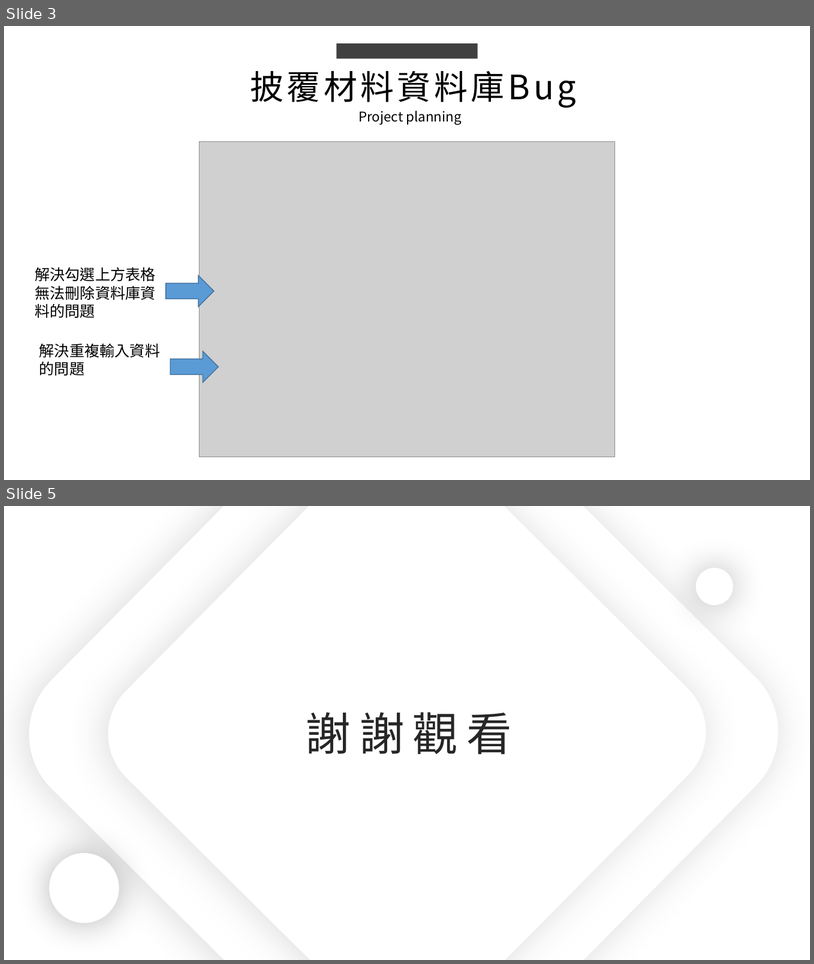
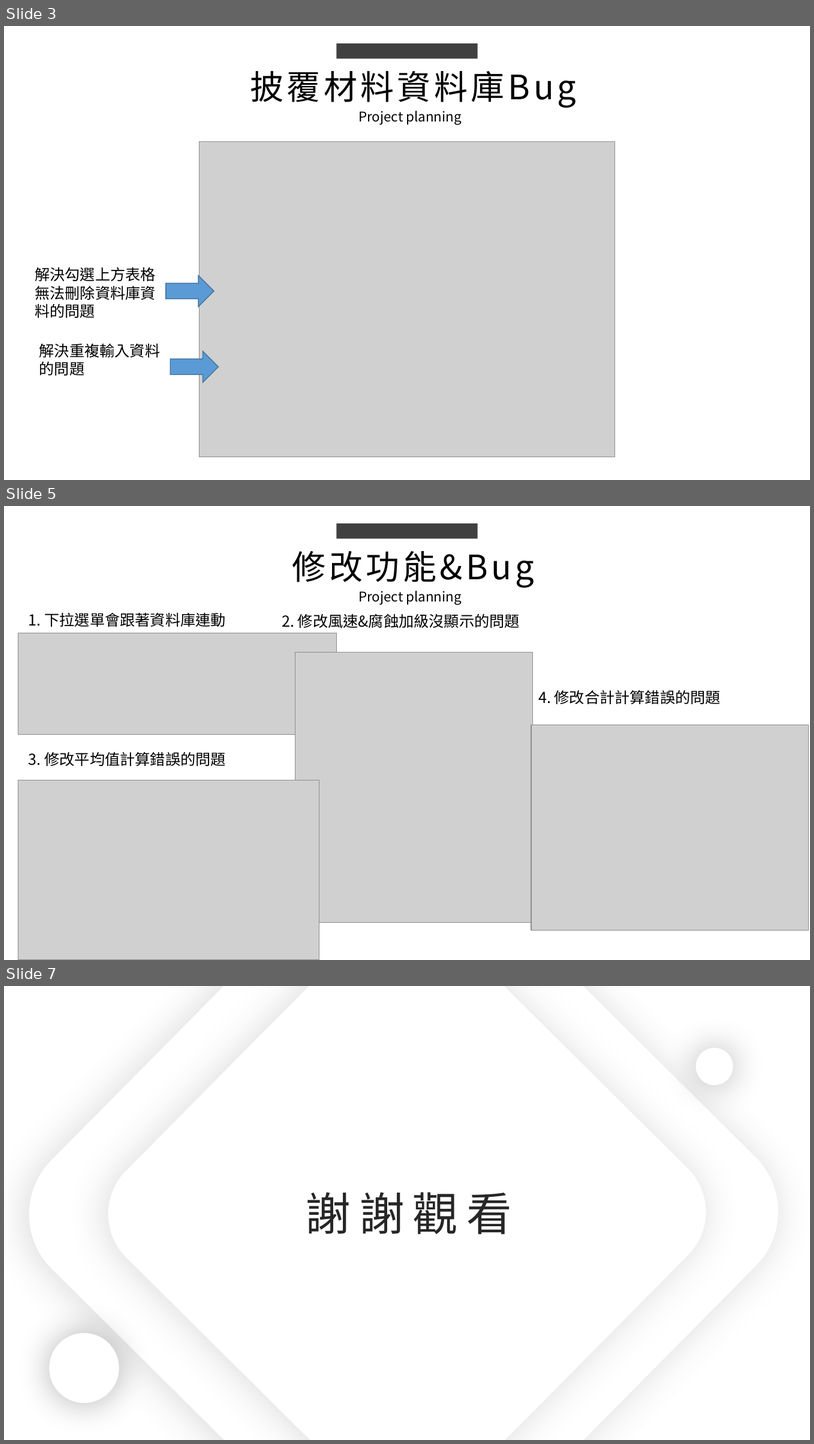
Before and after one commit to king637324/KnowledgeGreenhouseSystem, a slide deck: 工作日報_葉柏漢/2021.08/2021.08.24(加班)~2021.08.25工作日報_葉柏漢.pptx. Shown one above the other, each under a label of ours: slides 3 and 5 before the commit, slides 3, 5 and 7 after it; the slides between them are not shown. The pictures are 814x964 and 814x1444 pixels, drawn with LibreOffice and Linux fonts; fonts in the diff are those of the drawing; grey boxes stand for pictures. Boxes give left, top, right and bottom in pixels: in the first picture for what was removed or moved away, otherwise in the second. Text is boxed around its words. In the diff, an @@ line names an element or a change of style, - is before the commit and + after.

```diff
--- a/工作日報_葉柏漢/2021.08/2021.08.24(加班)~2021.08.25工作日報_葉柏漢.pptx
+++ b/工作日報_葉柏漢/2021.08/2021.08.24(加班)~2021.08.25工作日報_葉柏漢.pptx
@@ slide 5 added at [4,506,810,960], background #FFFFFF @@
@@ rectangle added at [337,523,477,538], fill #404040 @@
@@ text added at [293,551,534,588], 40 pt, text #000000 @@
+修改功能&Bug
@@ text added at [359,591,462,604], 16 pt, text #000000 @@
+Project planning
@@ text added at [29,612,226,627], 18 pt, text #000000 @@
+1. 下拉選單會跟著資料庫連動
@@ text added at [282,613,520,628], 18 pt, text #000000 @@
+2. 修改風速&腐蝕加級沒顯示的問題
@@ picture added at [18,633,337,734] @@
@@ picture added at [296,652,533,922] @@
@@ text added at [539,690,721,704], 18 pt, text #000000 @@
+4. 修改合計計算錯誤的問題
@@ picture added at [531,725,809,930] @@
@@ text added at [29,751,226,766], 18 pt, text #000000 @@
+3. 修改平均值計算錯誤的問題
@@ picture added at [18,780,319,960] @@
@@ what was slide 5 is now slide 7 @@
```
Also in this commit, not shown: 2 slides changed, 1 other slide added, 9 other files.
